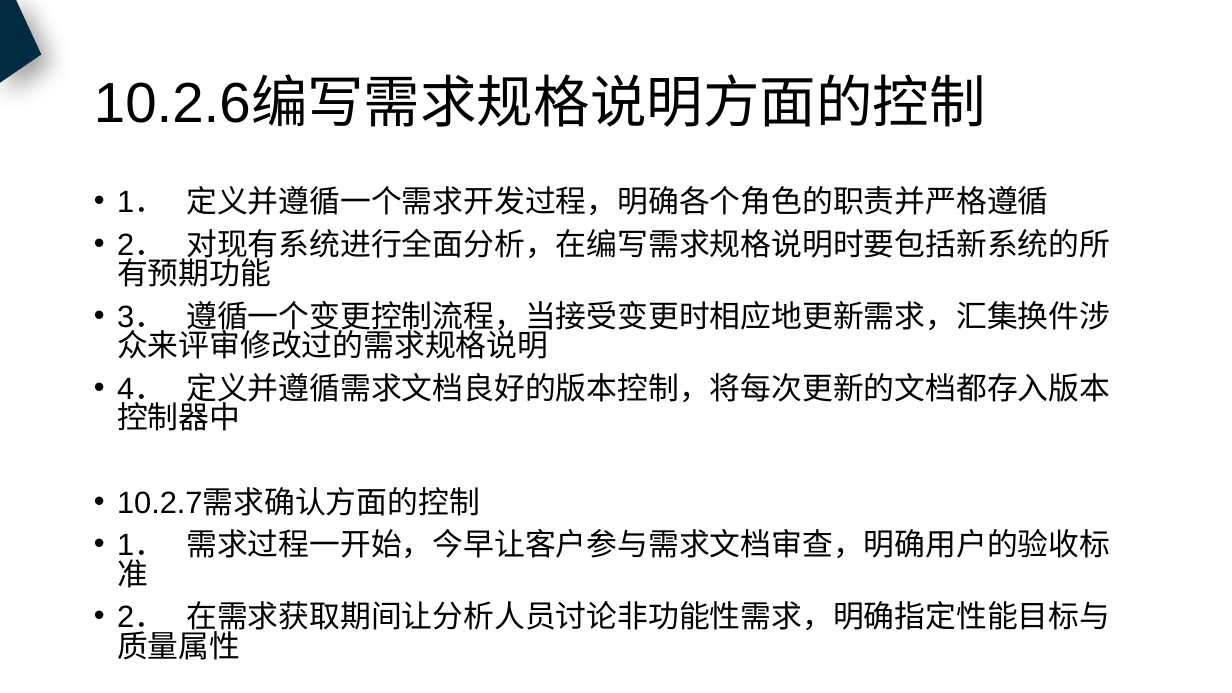
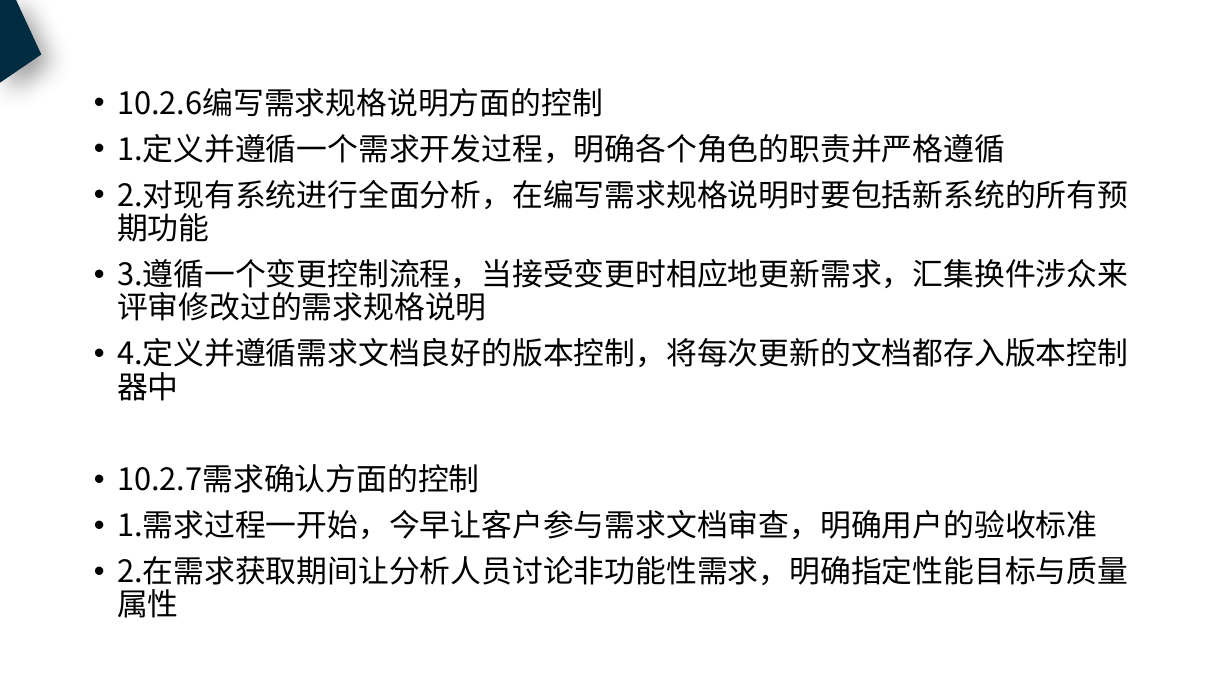
Before and after one commit to PRD2018-G18/PRD2018, a slide deck: slide 47 of 非受控文档/过程文档/需求工程计划/需求工程计划.pptx (slide 38 before the commit). Drawn at 1232x693 pixels with LibreOffice and Linux fonts; fonts in the diff are those of the drawing. Boxes give left, top, right and bottom in pixels: in the first picture for what was removed or moved away, otherwise in the second. Text is boxed around its words. In the diff, an @@ line names an element or a change of style, - is before the commit and + after.

Commit message:
修改项目干系人，工作任务分解

```diff
--- a/非受控文档/过程文档/需求工程计划/需求工程计划.pptx
+++ b/非受控文档/过程文档/需求工程计划/需求工程计划.pptx
@@ text "10.2.6编写需求规格说明方面的控制": place and size @@
-text "10.2.6编写需求规格说明方面的控制" at box(117, 186, 1110, 660)
+text "10.2.6编写需求规格说明方面的控制" at box(117, 88, 1128, 618)
@@ title removed at box(94, 77, 986, 127) @@
-10.2.6编写需求规格说明方面的控制
@@ text at box(117, 88, 1128, 401): text changed; font Arial to Noto Sans CJK SC @@
-• 1． 定义并遵循一个需求开发过程，明确各个角色的职责并严格遵循
-• 2． 对现有系统进行全面分析，在编写需求规格说明时要包括新系统的所有预期功能
-• 3． 遵循一个变更控制流程，当接受变更时相应地更新需求，汇集换件涉众来评审修改过的需求规格说明
-• 4． 定义并遵循需求文档良好的版本控制，将每次更新的文档都存入版本控制器中
+• 10.2.6编写需求规格说明方面的控制
+• 1.定义并遵循一个需求开发过程，明确各个角色的职责并严格遵循
+• 2.对现有系统进行全面分析，在编写需求规格说明时要包括新系统的所有预期功能
+• 3.遵循一个变更控制流程，当接受变更时相应地更新需求，汇集换件涉众来评审修改过的需求规格说明
+• 4.定义并遵循需求文档良好的版本控制，将每次更新的文档都存入版本控制器中
@@ text at box(117, 464, 480, 493): font Arial to Noto Sans CJK SC in "10.2.7需求确认方面的控制"; line spacing 0.8 to 0.9 @@
@@ text at box(117, 510, 1128, 618): text changed; font Arial to Noto Sans CJK SC @@
-• 1． 需求过程一开始，今早让客户参与需求文档审查，明确用户的验收标准
-• 2． 在需求获取期间让分析人员讨论非功能性需求，明确指定性能目标与质量属性
+• 1.需求过程一开始，今早让客户参与需求文档审查，明确用户的验收标准
+• 2.在需求获取期间让分析人员讨论非功能性需求，明确指定性能目标与质量属性
```
Also in this commit, not shown: 37 other slides changed, 13 slides added, 3 slides removed, 5 other files.
